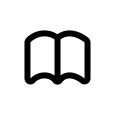
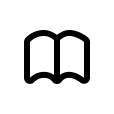
Before/after of a 114x114 layered artwork. What changed in the layer stack:
renamed "Shape 79" to "Shape 1", painted on it over [24, 30, 91, 85]
